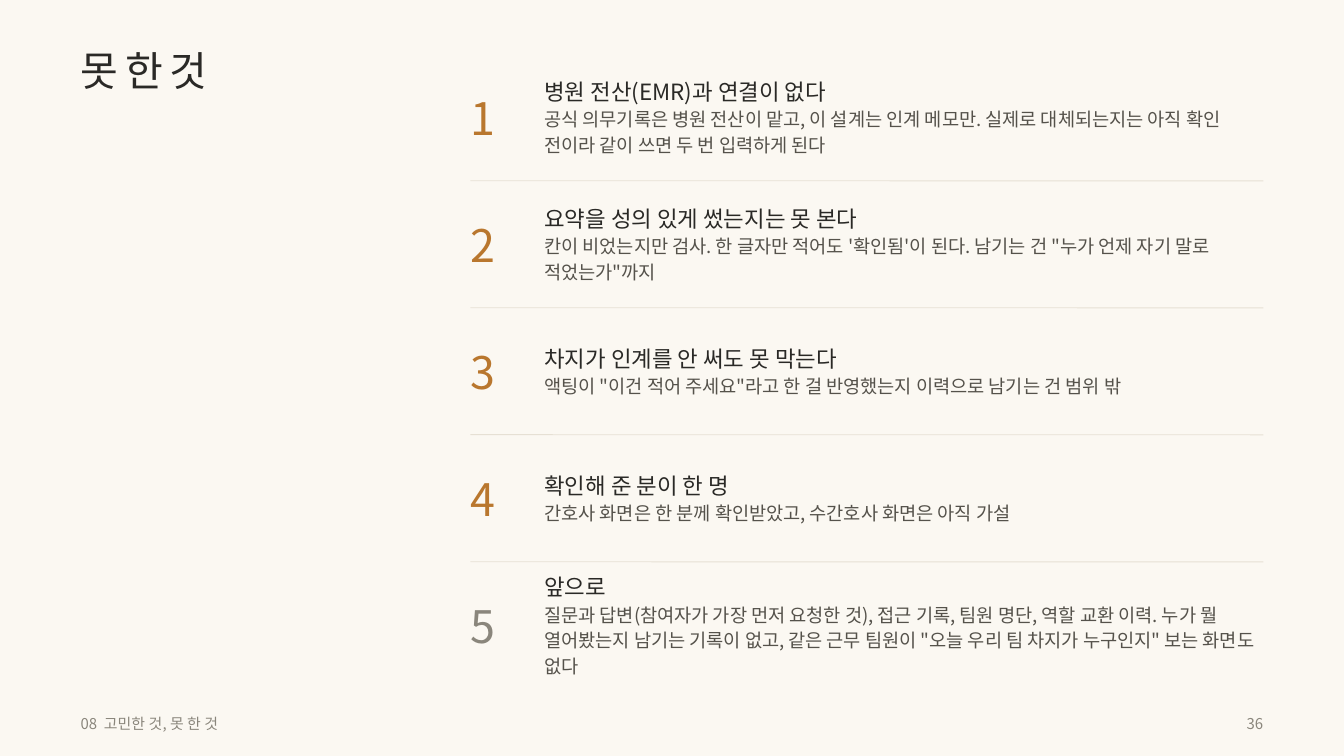
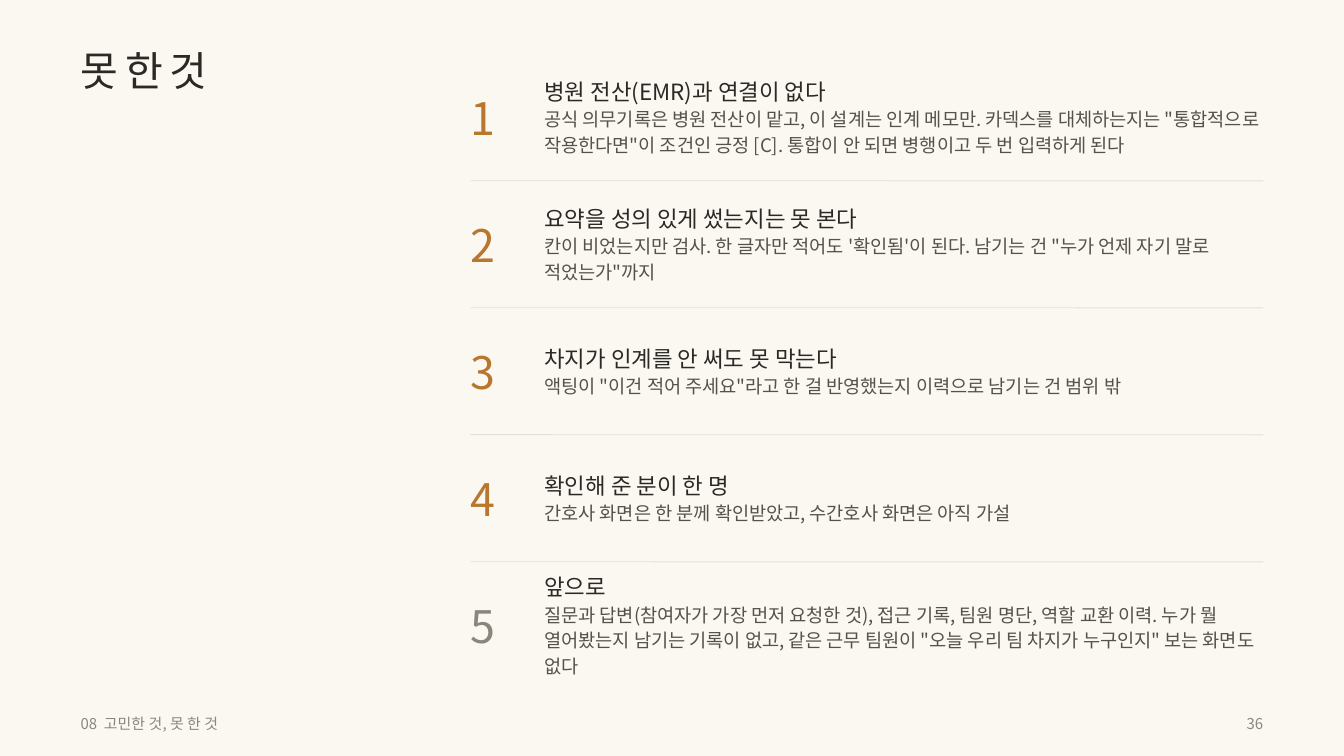
Before and after one commit to wodnjs2020136144/skala-webservice-mini, a slide deck: slide 36 of deliverables/10반_황재원_너와나의인계고리-개요.pptx. Drawn at 1344x756 pixels with LibreOffice and Linux fonts; fonts in the diff are those of the drawing. Boxes give left, top, right and bottom in pixels: in the first picture for what was removed or moved away, otherwise in the second. Text is boxed around its words. In the diff, an @@ line names an element or a change of style, - is before the commit and + after.

```diff
--- a/deliverables/10반_황재원_너와나의인계고리-개요.pptx
+++ b/deliverables/10반_황재원_너와나의인계고리-개요.pptx
@@ text at (x1=544, y1=81, x2=1259, y2=155): text changed @@
-병원 전산(EMR)과 연결이 없다
-공식 의무기록은 병원 전산이 맡고, 이 설계는 인계 메모만. 실제로 대체되는지는 아직 확인 전이라 같이 쓰면 두 번 입력하게 된다
+병원 전산(EMR)과 연결이 없다
+공식 의무기록은 병원 전산이 맡고, 이 설계는 인계 메모만. 카덱스를 대체하는지는 "통합적으로 작용한다면"이 조건인 긍정 [C]. 통합이 안 되면 병행이고 두 번 입력하게 된다
```
Also in this commit, not shown: 1 other slide changed, 12 other files.
